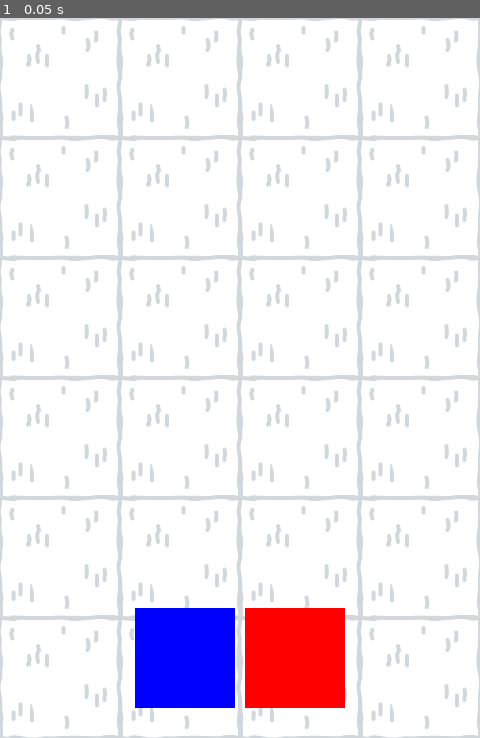
Above: before the commit, frame 1.
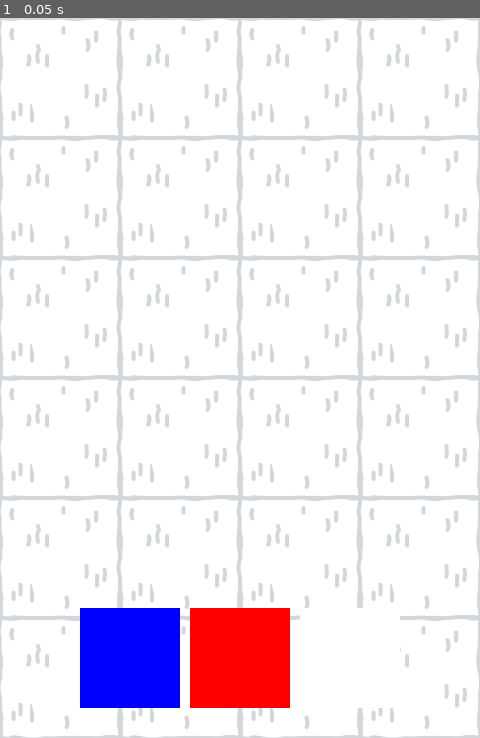
Above: after the commit, the same moment.

Repository: martinboue/ludum-dare-54
Game: Godot game, scene res://src/world.tscn
The game is run twice, just before and just after one commit, with the same random seed, the same clock (stepped at 60 frames per second) and the same inputs.
Inputs:
- Up to frame 1 (0.05 s): no input

The runs differ from the first frame. In frame 1, 5.3% of the frame differs, in the area x 16-84%, y 81-96%.

Commit message:
fix: unit picker selection

Diff:
--- a/src/hud.gd
+++ b/src/hud.gd
@@ -4,11 +4,12 @@
 signal restart()
 
 var selected_unit = null
+var unit_pickers = []
 
 func _ready() -> void:
 	$Defeat.visible = false
-
-	for c in get_tree().get_nodes_in_group("unit_picker"):
+	unit_pickers= get_tree().get_nodes_in_group("unit_picker")
+	for c in unit_pickers:
 		if c is UnitPicker:
 			c.selection_changed.connect(_raise_unit_selection_changed)
 
@@ -16,6 +17,10 @@
 	if is_selected:
 		selected_unit = value
 		unit_selection_changed.emit(selected_unit)
+		# Unselect other unit picker
+		for u in unit_pickers:
+			if u.value != value:
+				u.unselect()
 	elif selected_unit == value:
 		selected_unit = null
 		unit_selection_changed.emit(selected_unit)
--- a/src/hud.tscn
+++ b/src/hud.tscn
@@ -29,6 +29,9 @@
 color = Color(1, 0, 0, 1)
 value = 1
 
+[node name="ArcherUnit" parent="HBoxContainer" instance=ExtResource("1_vqrfc")]
+layout_mode = 2
+
 [node name="Defeat" parent="." instance=ExtResource("3_3uo3g")]
 anchors_preset = 8
 anchor_left = 0.5
--- a/src/unit_picker.gd
+++ b/src/unit_picker.gd
@@ -14,11 +14,17 @@
 	if event is InputEventMouseButton:
 		if event.pressed:
 			if mouse_hover and not selected:
-				selected = true
-				selection_changed.emit(selected, value)
+				select()
 			elif mouse_hover and selected:
-				selected = false
-				selection_changed.emit(selected, value)
+				unselect()
+
+func select():
+	selected = true
+	selection_changed.emit(selected, value)
+
+func unselect():
+	selected = false
+	selection_changed.emit(selected, value)
 
 func _on_mouse_entered():
 	mouse_hover = true
